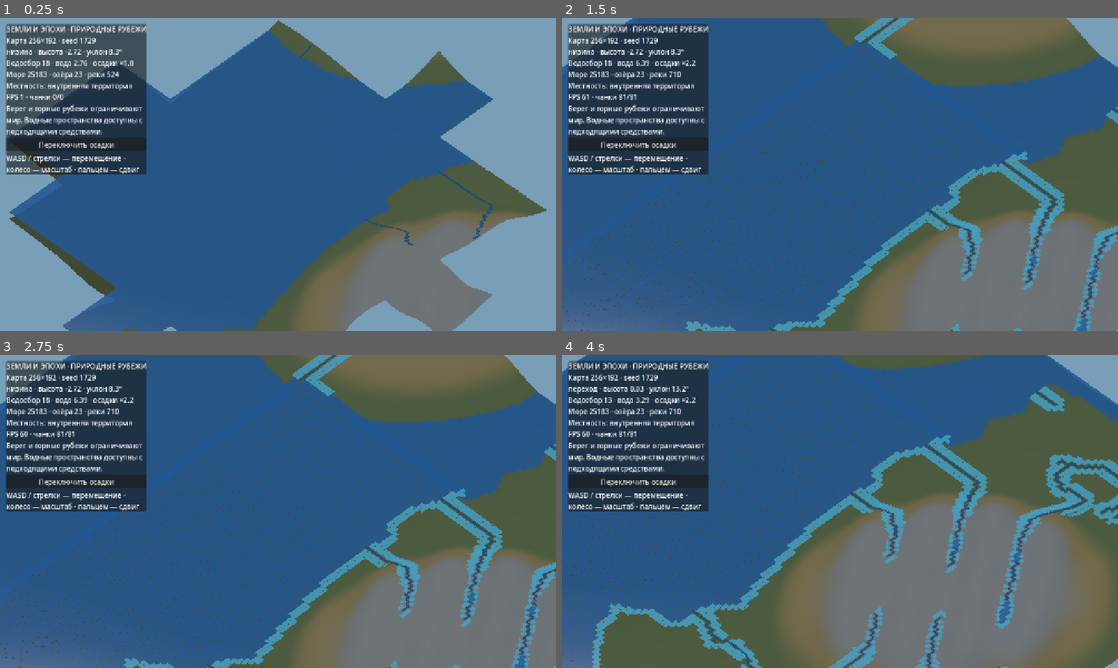
Above: before the commit, frames 1-4 (two rows, left to right).
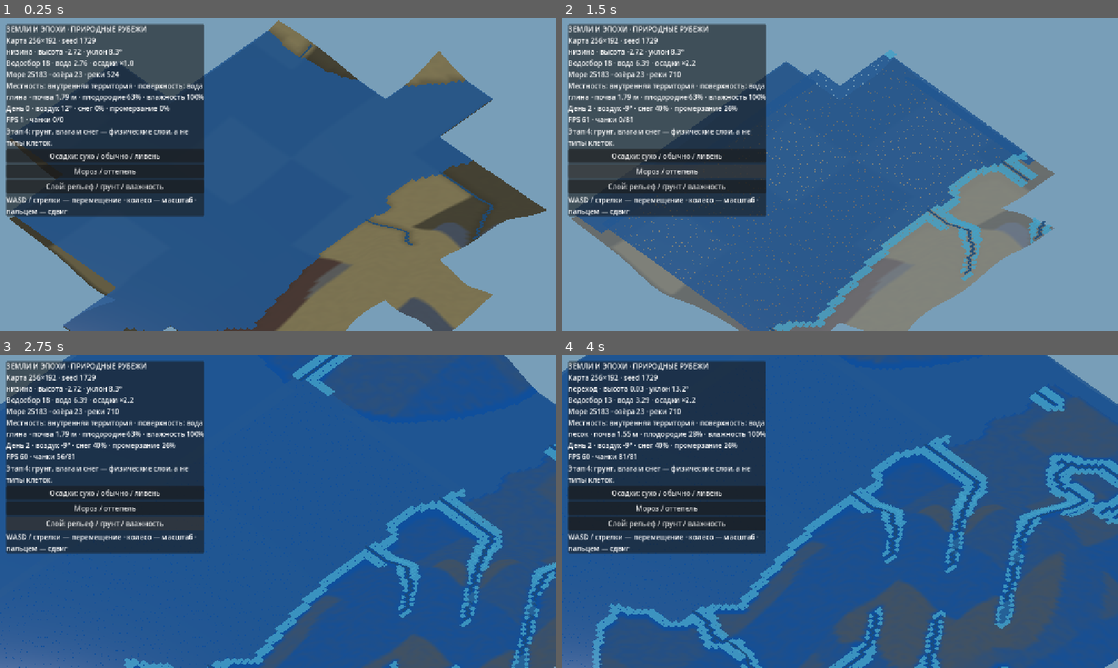
Above: after the commit, the same moments.

Repository: cyrox007/lands-and-ages
Game: Godot game, scene res://scenes/world.tscn
Two runs of this game, one before a commit and one after it. Both use one fixed random seed, a clock stepped at 60 frames per second and the inputs below.
Inputs (mouse positions are in pixels of both pictures, inside the frame that each line leads up to):
- Up to frame 1 (0.25 s): no input
- Up to frame 2 (1.5 s): click "Переключить осадки" (after the commit: "Осадки: сухо / обычно / ливень") at 0.5 s; click (667, 171) at 1.25 s, where only the run after the commit has a clickable "Мороз / оттепель"
- Up to frame 3 (2.75 s): click (105, 524) at 2 s, where only the run after the commit has a clickable "Слой: рельеф / грунт / влажно…"
- Up to frame 4 (4 s): move the mouse to (962, 495) at 2.77 s; hold D 2.78-3.5 s; click (962, 495) at 2.92 s; drag from (728, 527) to (812, 574) at 3.52 s

The runs differ from the first frame. In frame 1, 26% of the frame differs, in the area x 1-99%, y 0-100%; in frame 2, 62%, in the area x 0-100%, y 0-100%; in frame 3, 41%; in frame 4, 56%.

Commit message:
feat(world): подключить физический слой к гидрологии и GPU-сцене

Diff:
--- a/godot/scripts/world.gd
+++ b/godot/scripts/world.gd
@@ -9,6 +9,7 @@
 const Hydrology = preload("res://scripts/hydrology.gd")
 const WaterMesh = preload("res://scripts/water_mesh.gd")
 const Boundary = preload("res://scripts/world_boundary.gd")
+const Surface = preload("res://scripts/surface.gd")
 
 const VIEW_RADIUS := 4
 const BUILD_PER_FRAME := 2
@@ -18,6 +19,9 @@
 
 var _world_model: RefCounted
 var _hydro: RefCounted
+var _surface: RefCounted
+var _view_mode := 1
+var _temperature := 12.0
 var _water_material: StandardMaterial3D
 var _center := Vector2.ZERO
 var _camera: Camera3D
@@ -35,6 +39,8 @@
 	_world_model.vertices_changed.connect(_on_world_changed)
 	_hydro = Hydrology.new(_world_model)
 	_hydro.rebuild()
+	_surface = Surface.new(_world_model, _hydro)
+	_surface.rebuild()
 	_center = Vector2(_world_model.config.width, _world_model.config.height) * 0.5
 	_setup_environment()
 	_setup_materials()
@@ -93,13 +99,21 @@
 	_status = Label.new()
 	column.add_child(_status)
 	var info := Label.new()
-	info.text = "Берег и горные рубежи ограничивают мир. Водные пространства доступны с подходящими средствами."
+	info.text = "Этап 4: грунт, влага и снег — физические слои, а не типы клеток."
 	info.autowrap_mode = TextServer.AUTOWRAP_WORD_SMART
 	column.add_child(info)
 	var rain_button := Button.new()
-	rain_button.text = "Переключить осадки"
+	rain_button.text = "Осадки: сухо / обычно / ливень"
 	rain_button.pressed.connect(_cycle_rainfall)
 	column.add_child(rain_button)
+	var temperature_button := Button.new()
+	temperature_button.text = "Мороз / оттепель"
+	temperature_button.pressed.connect(_cycle_temperature)
+	column.add_child(temperature_button)
+	var view_button := Button.new()
+	view_button.text = "Слой: рельеф / грунт / влажность"
+	view_button.pressed.connect(_cycle_view)
+	column.add_child(view_button)
 	var hint := Label.new()
 	hint.text = "WASD / стрелки — перемещение · колесо — масштаб · пальцем — сдвиг"
 	hint.autowrap_mode = TextServer.AUTOWRAP_WORD_SMART
@@ -191,7 +205,8 @@
 	var node := Node3D.new()
 	node.name = "Чанк_%d_%d" % [coord.x, coord.y]
 	var ground := MeshInstance3D.new()
-	ground.mesh = Chunk.create_mesh(coord.x, coord.y, 1, _world_model)
+	ground.mesh = Chunk.create_mesh(coord.x, coord.y, 1, _world_model,
+		_surface, _view_mode)
 	ground.material_override = _ground_material
 	ground.cast_shadow = GeometryInstance3D.SHADOW_CASTING_SETTING_OFF
 	node.add_child(ground)
@@ -211,6 +226,7 @@
 	# Изменение одной высоты способно перенаправить воду далеко вниз по бассейну.
 	# Пока перестраиваем водосбор целиком; оптимизация зависит от будущего профиля.
 	_hydro.rebuild()
+	_surface.rebuild()
 	_refresh_visible(true)
 
 
@@ -221,6 +237,20 @@
 	elif _hydro.rainfall < 0.8:
 		next = 1.0
 	_hydro.set_rainfall(next)
+	_surface.advance_day(next, _temperature)
+	_refresh_visible(true)
+	_update_hud()
+
+
+func _cycle_temperature() -> void:
+	_temperature = 12.0 if _temperature < 0.0 else -9.0
+	_surface.advance_day(_hydro.rainfall, _temperature)
+	_refresh_visible(true)
+	_update_hud()
+
+
+func _cycle_view() -> void:
+	_view_mode = (_view_mode + 1) % 3
 	_refresh_visible(true)
 	_update_hud()
 
@@ -231,6 +261,7 @@
 	var profile := Relief.profile_at(_world_model, _center)
 	var water: Dictionary = _hydro.water_at(_world_model.config.cell_at(_center))
 	var amounts: Dictionary = _hydro.water_count()
+	var ground: Dictionary = _surface.profile_at(_world_model.config.cell_at(_center))
 	_status.text = "ЗЕМЛИ И ЭПОХИ · ПРИРОДНЫЕ РУБЕЖИ\n"
 	_status.text += "Карта %d×%d · seed %d\n" % [
 		_world_model.config.width, _world_model.config.height,
@@ -243,7 +274,14 @@
 		amounts["ocean"], amounts["lakes"], amounts["rivers"]]
 	var edge := Boundary.geography_at(_center.x, _center.y,
 		_world_model.config.width, _world_model.config.height, _world_model.config.seed)
-	_status.text += "Местность: %s\n" % edge["zone"]
+	_status.text += "Местность: %s · поверхность: %s\n" % [
+		edge["zone"], ground["cover"]]
+	_status.text += "%s · почва %.2f м · плодородие %.0f%% · влажность %.0f%%\n" % [
+		ground["substrate"], ground["depth"], float(ground["fertility"]) * 100.0,
+		float(ground["moisture"]) * 100.0]
+	_status.text += "День %d · воздух %.0f° · снег %.0f%% · промерзание %.0f%%\n" % [
+		_surface.day, _surface.temperature, float(ground["snow"]) * 100.0,
+		float(ground["frost"]) * 100.0]
 	_status.text += "FPS %d · чанки %d/%d" % [
 		Engine.get_frames_per_second(), _active.size(),
 		_active.size() + _pending.size()]
